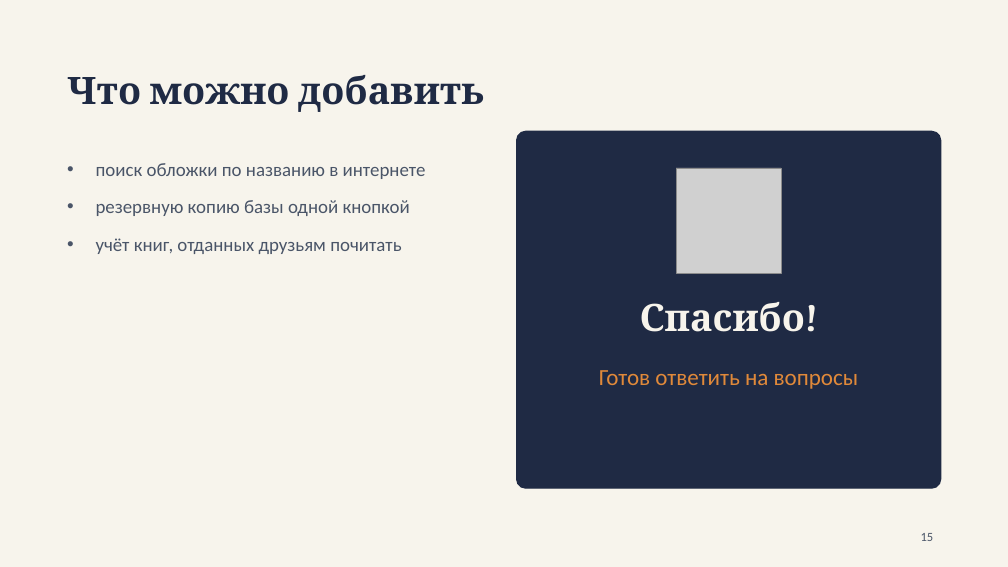
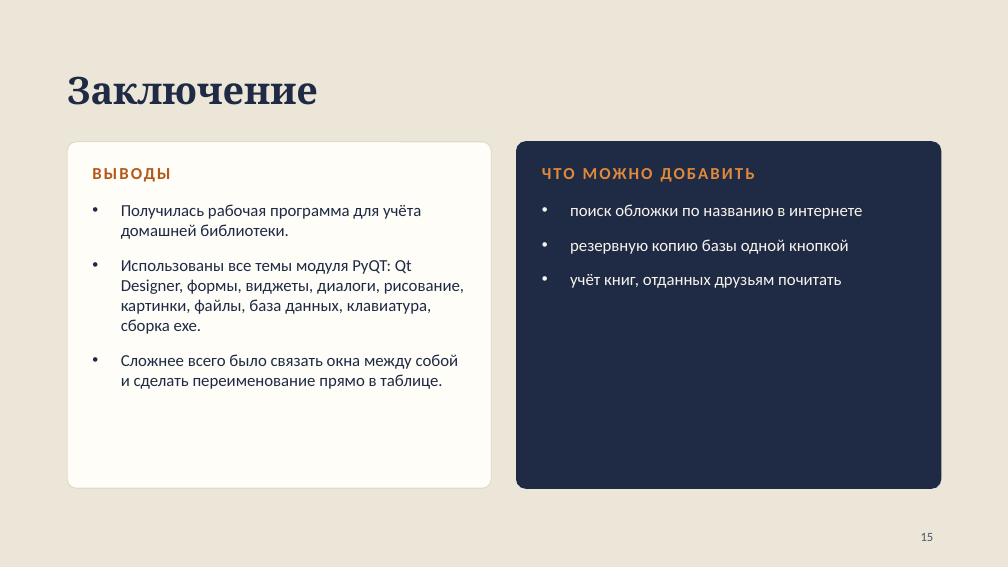
Before and after one commit to monogamie/project, a slide deck: slide 15 of Документы/Презентация.pptx. Drawn at 1008x567 pixels with LibreOffice and Linux fonts; fonts in the diff are those of the drawing; grey boxes stand for pictures. Boxes give left, top, right and bottom in pixels: in the first picture for what was removed or moved away, otherwise in the second. Text is boxed around its words. In the diff, an @@ line names an element or a change of style, - is before the commit and + after.

```diff
--- a/Документы/Презентация.pptx
+++ b/Документы/Презентация.pptx
@@ background #F7F4EC to #ECE6D8 @@
@@ title at [67,76,318,105]: text changed @@
-Что можно добавить
+Заключение
@@ rounded rectangle added at [67,142,492,488], fill #FFFDF8, outline #E2DBCB 1 pt @@
@@ rounded rectangle: place and size @@
-rounded rectangle at [516,132,941,488]
+rounded rectangle at [516,142,941,488]
@@ rounded rectangle at [516,142,941,488]: proportions changed @@
@@ text added at [92,163,466,189], 16 pt, text #B4581A, bold @@
+ВЫВОДЫ
@@ text added at [542,168,755,182], 16 pt, text #E0893A, bold @@
+ЧТО МОЖНО ДОБАВИТЬ
@@ picture removed at [676,168,781,273] @@
@@ text added at [121,204,464,389], 16 pt, text #1F2A44 @@
+• Получилась рабочая программа для учёта домашней библиотеки.
+• Использованы все темы модуля PyQT: Qt Designer, формы, виджеты, диалоги, рисование, картинки, файлы, база данных, клавиатура, сборка exe.
+• Сложнее всего было связать окна между собой и сделать переименование прямо в таблице.
@@ text "поиск обложки по названию в ...": place and size @@
-text "поиск обложки по названию в ..." at [96,163,426,254]
+text "поиск обложки по названию в ..." at [570,204,862,288]
@@ text "поиск обложки по названию в ..." at [570,204,862,288]: size 18 to 16 pt, text colour #4A5568 to #F7F4EC @@
@@ text removed at [640,302,805,332] @@
-Спасибо!
@@ text removed at [599,370,859,389] @@
-Готов ответить на вопросы
```
Also in this commit, not shown: 12 other slides changed, 4 slides added, 2 slides removed, 7 other files.
